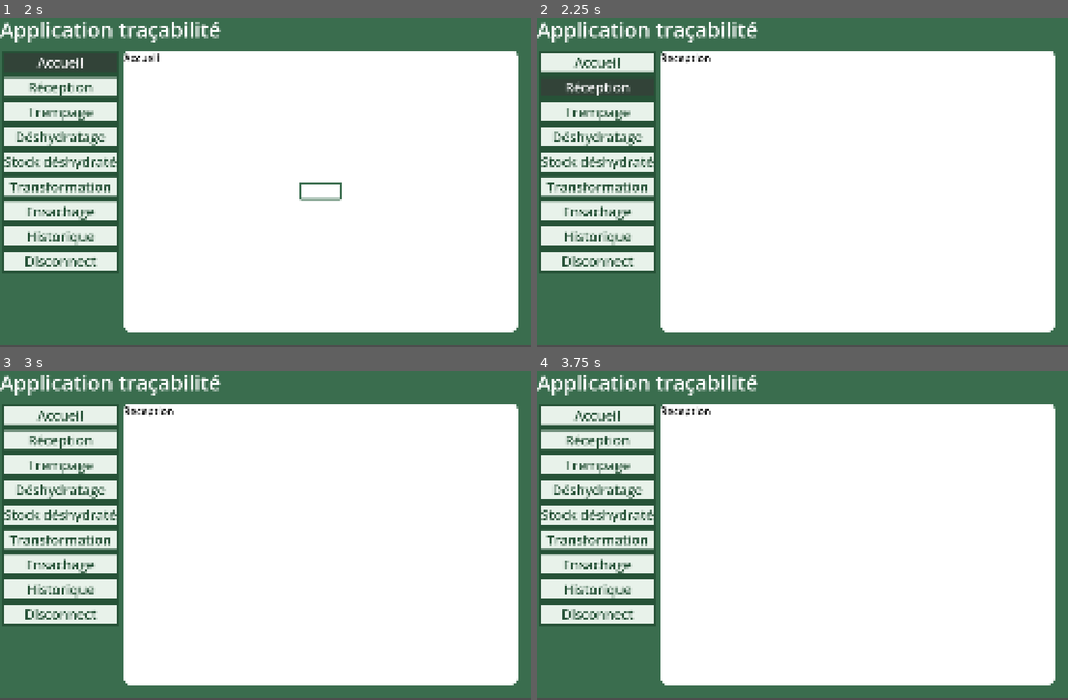
Above: before the commit, frames 1-4 (two rows, left to right).
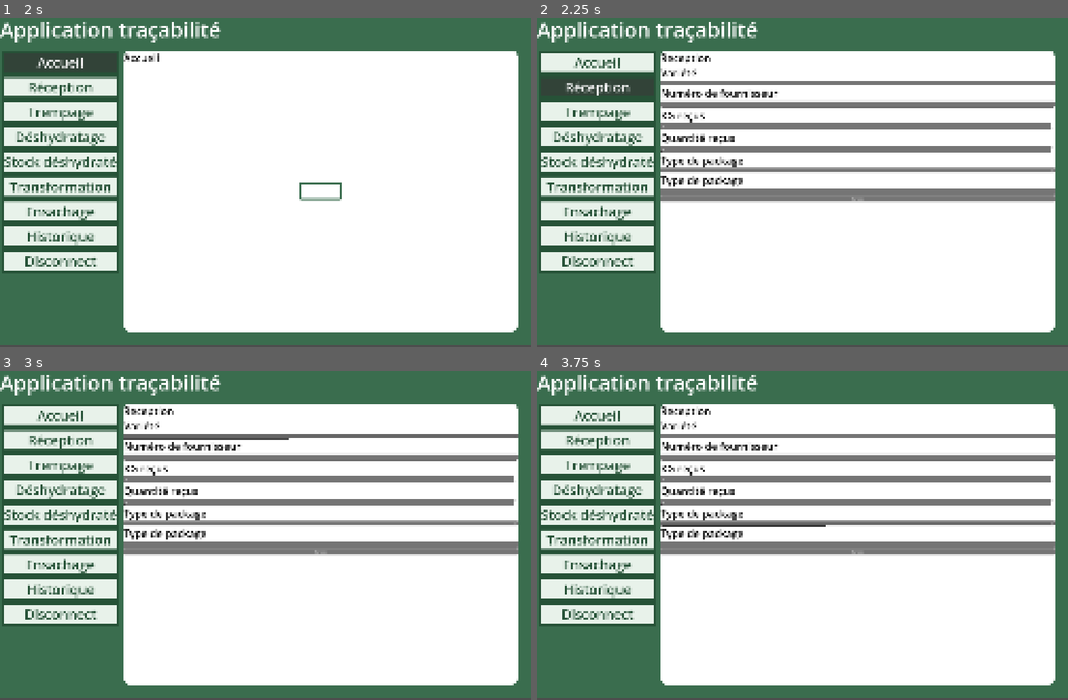
Above: after the commit, the same moments.

Repository: Animo105/tout-cru-dans-le-bec
Game: Godot game, scene res://main_app/main.tscn
Same seed, same stepped clock (60 frames per second), same inputs: the game is played once before the commit and once after it.
Inputs (mouse positions are in pixels of both pictures, inside the frame that each line leads up to):
- Up to frame 1 (2 s): click (318, 192) at 0.5 s; click "Accueil" at 1.25 s
- Up to frame 2 (2.25 s): click "Réception" at 2 s
- Up to frame 3 (3 s): click (318, 436) at 2.77 s
- Up to frame 4 (3.75 s): click (855, 522) at 3.52 s

Frame 1 is identical in both runs. In frame 2, 11% of the frame differs, in the area x 23-98%, y 15-57%; in frame 3, 11%; in frame 4, 11%.

Commit message:
recepetion qui avance
c'est pour que je puisse pull sur mon pc

Diff:
--- a/globals/dto/delivery.gd
+++ b/globals/dto/delivery.gd
@@ -29,7 +29,6 @@
 
 func to_request() -> Dictionary:
 	var d : Dictionary = {}
-	d["id"] = id
 	d["supplierName"] = supplier_name
 	d["packageType"] = package_type
 	d["packageWeightKg"] = package_weight_kg
--- a/scenes/Reception.tscn
+++ b/scenes/Reception.tscn
@@ -1,6 +1,7 @@
 [gd_scene format=3 uid="uid://cs1ohgrur8u8d"]
 
 [ext_resource type="Theme" uid="uid://dn5qgfk13nyr8" path="res://assets/themes/backgroundScenes.tres" id="1_52y0n"]
+[ext_resource type="Script" uid="uid://btv7hxdsqar6k" path="res://scenes/reception.gd" id="1_ll5ql"]
 [ext_resource type="Theme" uid="uid://cf4ja7b5l4dtb" path="res://assets/themes/Labels.tres" id="2_ll5ql"]
 
 [node name="Reception" type="Control" unique_id=388938240]
@@ -10,6 +11,7 @@
 anchor_bottom = 1.0
 grow_horizontal = 2
 grow_vertical = 2
+script = ExtResource("1_ll5ql")
 
 [node name="PanelContainer" type="PanelContainer" parent="." unique_id=1409017971]
 layout_mode = 0
@@ -20,9 +22,82 @@
 [node name="PanelContainer" type="PanelContainer" parent="PanelContainer" unique_id=1579197959]
 layout_mode = 2
 
-[node name="Label" type="Label" parent="PanelContainer/PanelContainer" unique_id=1512895805]
+[node name="VBoxContainer" type="VBoxContainer" parent="PanelContainer/PanelContainer" unique_id=841701159]
+layout_mode = 2
+
+[node name="Label" type="Label" parent="PanelContainer/PanelContainer/VBoxContainer" unique_id=1512895805]
 layout_mode = 2
 size_flags_horizontal = 0
 size_flags_vertical = 0
 theme = ExtResource("2_ll5ql")
 text = "Reception"
+
+[node name="Label2" type="Label" parent="PanelContainer/PanelContainer/VBoxContainer" unique_id=1931811240]
+layout_mode = 2
+size_flags_horizontal = 0
+size_flags_vertical = 0
+theme = ExtResource("2_ll5ql")
+text = "Variété"
+
+[node name="Variete" type="OptionButton" parent="PanelContainer/PanelContainer/VBoxContainer" unique_id=1306849345]
+layout_mode = 2
+
+[node name="Label3" type="Label" parent="PanelContainer/PanelContainer/VBoxContainer" unique_id=1122793278]
+layout_mode = 2
+size_flags_horizontal = 0
+size_flags_vertical = 0
+theme = ExtResource("2_ll5ql")
+text = "Numéro de fournisseur"
+
+[node name="NumFournisseur" type="LineEdit" parent="PanelContainer/PanelContainer/VBoxContainer" unique_id=1496459665]
+layout_mode = 2
+size_flags_vertical = 0
+
+[node name="Label6" type="Label" parent="PanelContainer/PanelContainer/VBoxContainer" unique_id=1445778120]
+layout_mode = 2
+size_flags_horizontal = 0
+size_flags_vertical = 0
+theme = ExtResource("2_ll5ql")
+text = "KG reçus"
+
+[node name="KgRecus" type="SpinBox" parent="PanelContainer/PanelContainer/VBoxContainer" unique_id=1752183178]
+layout_mode = 2
+size_flags_vertical = 0
+
+[node name="Label4" type="Label" parent="PanelContainer/PanelContainer/VBoxContainer" unique_id=2028734945]
+layout_mode = 2
+size_flags_horizontal = 0
+size_flags_vertical = 0
+theme = ExtResource("2_ll5ql")
+text = "Quantité reçus"
+
+[node name="QuantiteRecus" type="SpinBox" parent="PanelContainer/PanelContainer/VBoxContainer" unique_id=429030660]
+layout_mode = 2
+size_flags_vertical = 0
+
+[node name="Label5" type="Label" parent="PanelContainer/PanelContainer/VBoxContainer" unique_id=1989443905]
+layout_mode = 2
+size_flags_horizontal = 0
+size_flags_vertical = 0
+theme = ExtResource("2_ll5ql")
+text = "Type de package"
+
+[node name="PackageType" type="OptionButton" parent="PanelContainer/PanelContainer/VBoxContainer" unique_id=532919821]
+layout_mode = 2
+
+[node name="Label7" type="Label" parent="PanelContainer/PanelContainer/VBoxContainer" unique_id=345449846]
+layout_mode = 2
+size_flags_horizontal = 0
+size_flags_vertical = 0
+theme = ExtResource("2_ll5ql")
+text = "Type de package"
+
+[node name="BatchNumber" type="LineEdit" parent="PanelContainer/PanelContainer/VBoxContainer" unique_id=1987973088]
+layout_mode = 2
+size_flags_vertical = 0
+
+[node name="Envoyer" type="Button" parent="PanelContainer/PanelContainer/VBoxContainer" unique_id=509646637]
+layout_mode = 2
+text = "Envoyer"
+
+[connection signal="pressed" from="PanelContainer/PanelContainer/VBoxContainer/Envoyer" to="." method="_on_envoyer_pressed"]
--- /dev/null
+++ b/scenes/reception.gd
@@ -0,0 +1,29 @@
+extends Control
+@onready var variete: OptionButton = $PanelContainer/PanelContainer/VBoxContainer/Variete
+@onready var num_fournisseur: LineEdit = $PanelContainer/PanelContainer/VBoxContainer/NumFournisseur
+@onready var quantite_recus: SpinBox = $PanelContainer/PanelContainer/VBoxContainer/QuantiteRecus
+@onready var kg_recus: SpinBox = $PanelContainer/PanelContainer/VBoxContainer/KgRecus
+@onready var package_type: OptionButton = $PanelContainer/PanelContainer/VBoxContainer/PackageType
+@onready var batch_number: LineEdit = $PanelContainer/PanelContainer/VBoxContainer/BatchNumber
+
+
+# Called when the node enters the scene tree for the first time.
+func _ready() -> void:
+	pass # Replace with function body.
+
+
+# Called every frame. 'delta' is the elapsed time since the previous frame.
+func _process(delta: float) -> void:
+	pass
+
+
+func _on_envoyer_pressed() -> void:
+	var delivery : Delivery
+	#delivery.variety = variete.selected
+	delivery.supplier_name = num_fournisseur.text
+	delivery.quantity = quantite_recus.value
+	delivery.package_weight_kg = kg_recus.value
+	#delivery.package_type = package_type.selected
+	delivery.batch_number = batch_number.text
+
+	#evoie la delivery dans la bd
Not shown, added: scenes/reception.gd.uid
